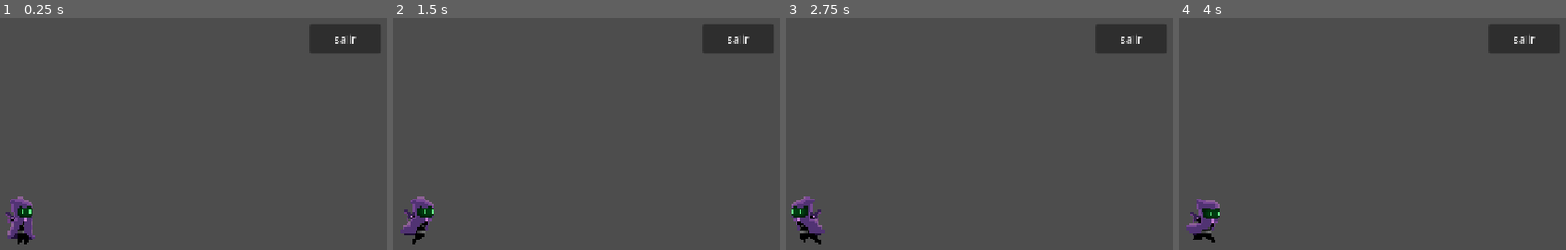
Above: before the commit, frames 1-4 (left to right).
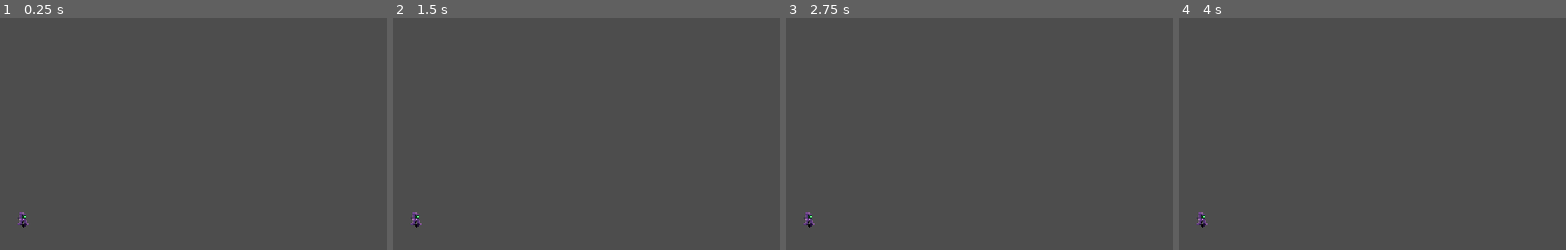
Above: after the commit, the same moments.

Repository: BryanGS23/Juego-a-u
Game: Godot game, scene res://personaje/personaje laberinto.tscn
The game is run twice, just before and just after one commit, with the same random seed, the same clock (stepped at 60 frames per second) and the same inputs. This scene is started directly instead of the project's main scene.
Inputs:
- Up to frame 1 (0.25 s): no input
- Up to frame 2 (1.5 s): tap Enter (ui_accept) at 0.5, 0.77 s; hold Right (ui_right) from 0.53 s (still down)
- Up to frame 3 (2.75 s): tap Enter (ui_accept) at 1.52 s; release Right (ui_right) at 2.03 s; hold Left (ui_left) from 2.03 s (still down)
- Up to frame 4 (4 s): tap Enter (ui_accept) at 2.75, 3.02, 3.5, 3.77 s; release Left (ui_left) at 2.78 s; hold Right (ui_right) from 2.78 s (still down)

The runs differ from the first frame. In frame 1, 3.2% of the frame differs, in the area x 1-99%, y 2-98%; in frame 2, 3.2%; in frame 3, 3.2%; in frame 4, 3.2%.

Commit message:
Revert "feat: agregar laberinto, personaje e iluminacion"

Diff:
--- a/personaje/personaje laberinto.tscn
+++ b/personaje/personaje laberinto.tscn
@@ -1,14 +1,12 @@
 [gd_scene format=3 uid="uid://dh2m7g7jickq5"]
 
-[ext_resource type="Script" uid="uid://be652qjc77s1k" path="res://personaje/personaje_laberinto.gd" id="1_i4n4i"]
 [ext_resource type="Texture2D" uid="uid://c3qw7xxqw7d8c" path="res://assets/personaje2/Seeker_Void_Idle_30x30_24f.png" id="1_y4kyh"]
-[ext_resource type="Texture2D" uid="uid://bwlpwpeyliqb" path="res://assets/personaje2/Seeker_Void_Run_30x30_10f.png" id="2_kmhwc"]
-[ext_resource type="Texture2D" uid="uid://jcowl25nftv2" path="res://assets/personaje2/Guía de iluminación para laberinto oscuro.png" id="4_f8pgv"]
 
 [sub_resource type="RectangleShape2D" id="RectangleShape2D_35bam"]
 size = Vector2(11, 22)
 
 [sub_resource type="Animation" id="Animation_kmhwc"]
+length = 0.001
 tracks/0/type = "value"
 tracks/0/imported = false
 tracks/0/enabled = true
@@ -81,103 +79,31 @@
 tracks/2/interp = 1
 tracks/2/loop_wrap = true
 tracks/2/keys = {
-"times": PackedFloat32Array(0, 0.06666666, 0.13333333, 0.19999999, 0.26666668, 0.33333337, 0.39999998, 0.4666667, 0.53333336, 0.6, 0.6666667, 0.73333335, 0.8, 0.8666667, 1.7, 3.2, 3.4, 3.6, 3.8, 4, 4.2, 4.4, 4.6, 4.8),
+"times": PackedFloat32Array(0, 0.033333335, 0.06666667, 0.10000001, 0.13333334, 0.16666667, 0.20000002, 0.23333335, 0.26666668, 0.3, 0.33333334, 0.36666667, 0.40000004, 0.43333337, 0.4666667, 0.5, 0.53333336, 0.5666667, 0.6, 0.6333334, 0.6666667, 0.70000005, 0.73333335, 0.7666667),
 "transitions": PackedFloat32Array(1, 1, 1, 1, 1, 1, 1, 1, 1, 1, 1, 1, 1, 1, 1, 1, 1, 1, 1, 1, 1, 1, 1, 1),
 "update": 1,
 "values": [0, 1, 2, 3, 4, 5, 6, 7, 8, 9, 10, 11, 12, 13, 14, 15, 16, 17, 18, 19, 20, 21, 22, 23]
 }
 
-[sub_resource type="Animation" id="Animation_f8pgv"]
-resource_name = "run"
-length = 0.4
-loop_mode = 1
-tracks/0/type = "value"
-tracks/0/imported = false
-tracks/0/enabled = true
-tracks/0/path = NodePath("Sprite2D:texture")
-tracks/0/interp = 1
-tracks/0/loop_wrap = true
-tracks/0/keys = {
-"times": PackedFloat32Array(0),
-"transitions": PackedFloat32Array(1),
-"update": 1,
-"values": [ExtResource("2_kmhwc")]
-}
-tracks/1/type = "value"
-tracks/1/imported = false
-tracks/1/enabled = true
-tracks/1/path = NodePath("Sprite2D:hframes")
-tracks/1/interp = 1
-tracks/1/loop_wrap = true
-tracks/1/keys = {
-"times": PackedFloat32Array(0.4),
-"transitions": PackedFloat32Array(1),
-"update": 1,
-"values": [10]
-}
-tracks/2/type = "value"
-tracks/2/imported = false
-tracks/2/enabled = true
-tracks/2/path = NodePath("Sprite2D:frame")
-tracks/2/interp = 1
-tracks/2/loop_wrap = true
-tracks/2/keys = {
-"times": PackedFloat32Array(0, 0.033333335, 0.06666667, 0.13333334, 0.16666667, 0.2, 0.23333333, 0.3, 0.33333334, 0.36666667),
-"transitions": PackedFloat32Array(1, 1, 1, 1, 1, 1, 1, 1, 1, 1),
-"update": 1,
-"values": [0, 1, 2, 3, 4, 5, 6, 7, 8, 9]
-}
-
 [sub_resource type="AnimationLibrary" id="AnimationLibrary_f8pgv"]
 _data = {
 &"RESET": SubResource("Animation_kmhwc"),
-&"idle": SubResource("Animation_i4n4i"),
-&"run": SubResource("Animation_f8pgv")
+&"idle": SubResource("Animation_i4n4i")
 }
 
-[node name="JugadorLaberinto" type="CharacterBody2D" unique_id=494015642]
-script = ExtResource("1_i4n4i")
+[node name="PersonajeLaberinto" type="Node2D" unique_id=1600649037]
 
-[node name="Sprite2D" type="Sprite2D" parent="." unique_id=1989972516]
-scale = Vector2(3, 3)
+[node name="JugadorLaberinto" type="CharacterBody2D" parent="." unique_id=494015642]
+
+[node name="Sprite2D" type="Sprite2D" parent="JugadorLaberinto" unique_id=1989972516]
 texture = ExtResource("1_y4kyh")
 hframes = 24
 
-[node name="CollisionShape2D" type="CollisionShape2D" parent="." unique_id=360757540]
+[node name="CollisionShape2D" type="CollisionShape2D" parent="JugadorLaberinto" unique_id=360757540]
 position = Vector2(-0.5, 2)
-scale = Vector2(3, 3)
 shape = SubResource("RectangleShape2D_35bam")
 
-[node name="AnimationPlayer" type="AnimationPlayer" parent="." unique_id=2080709152]
+[node name="AnimationPlayer" type="AnimationPlayer" parent="JugadorLaberinto" unique_id=2080709152]
 libraries/ = SubResource("AnimationLibrary_f8pgv")
 
-[node name="Camera2D" type="Camera2D" parent="." unique_id=1140797961]
-
-[node name="PointLight2D" type="PointLight2D" parent="." unique_id=1425142512]
-texture = ExtResource("4_f8pgv")
-
-[node name="CanvasLayer" type="CanvasLayer" parent="." unique_id=1057360113]
-
-[node name="Control" type="Control" parent="CanvasLayer" unique_id=1449621343]
-layout_mode = 3
-anchors_preset = 15
-anchor_right = 1.0
-anchor_bottom = 1.0
-grow_horizontal = 2
-grow_vertical = 2
-mouse_filter = 2
-metadata/_edit_use_anchors_ = true
-
-[node name="Button" type="Button" parent="CanvasLayer/Control" unique_id=1064292533]
-layout_mode = 1
-anchors_preset = 1
-anchor_left = 1.0
-anchor_right = 1.0
-offset_left = -130.0
-offset_top = 20.0
-offset_right = -20.0
-offset_bottom = 65.0
-grow_horizontal = 0
-text = "salir"
-
-[connection signal="pressed" from="CanvasLayer/Control/Button" to="." method="_on_button_pressed"]
+[node name="Camera2D" type="Camera2D" parent="JugadorLaberinto" unique_id=1140797961]
--- a/personaje/personaje_laberinto.gd
+++ /dev/null
@@ -1,43 +0,0 @@
-
-extends CharacterBody2D
-
-@export var velocidad: float = 450.0
-
-@onready var sprite: Sprite2D = $Sprite2D
-@onready var animacion: AnimationPlayer = $AnimationPlayer
-
-
-func _physics_process(_delta: float) -> void:
-	# Movimiento con las flechas
-	var direccion = Input.get_vector(
-		"ui_left",
-		"ui_right",
-		"ui_up",
-        "ui_down"
-	)
-
-	# Movimiento libre sin gravedad
-	velocity = direccion * velocidad
-
-	# Animaciones del personaje
-	if direccion != Vector2.ZERO:
-		if animacion.current_animation != "run":
-			animacion.play("run")
-
-		# Girar personaje horizontalmente
-		if direccion.x < 0:
-			sprite.flip_h = true
-		elif direccion.x > 0:
-			sprite.flip_h = false
-
-	else:
-		if animacion.current_animation != "idle":
-			animacion.play("idle")
-
-	# Aplicar movimiento y colisiones
-	move_and_slide()
-
-
-
-func _on_button_pressed() -> void:
-	get_tree().change_scene_to_file("res://escenas/niveles.tscn")
Binary file removed: assets/Fondo de mazmorra rocosa con brotes.png
Not shown, removed: assets/Fondo de mazmorra rocosa con brotes.png.import
Not shown, changed: escenas/laberinto.tscn
Not shown, removed: personaje/personaje_laberinto.gd.uid
